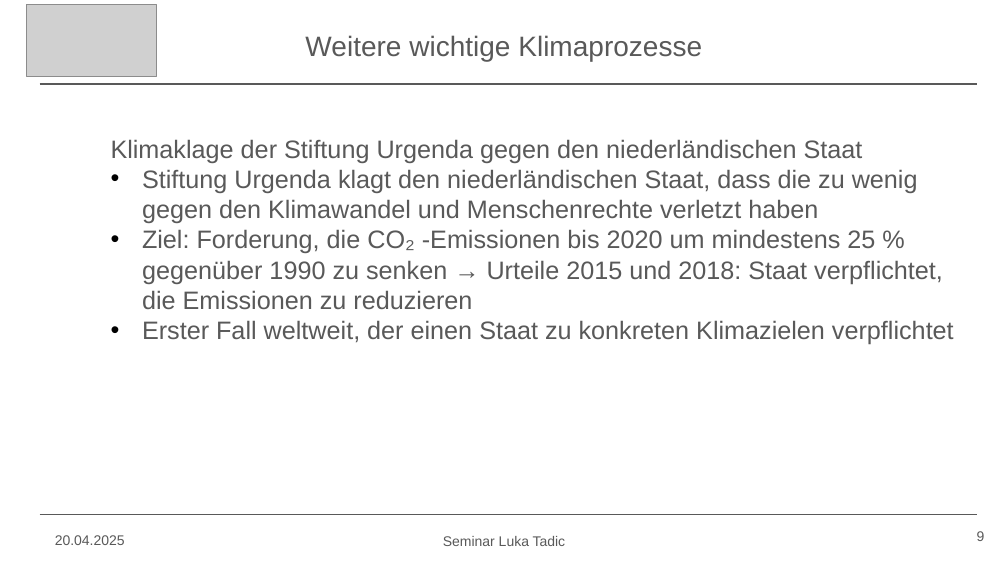
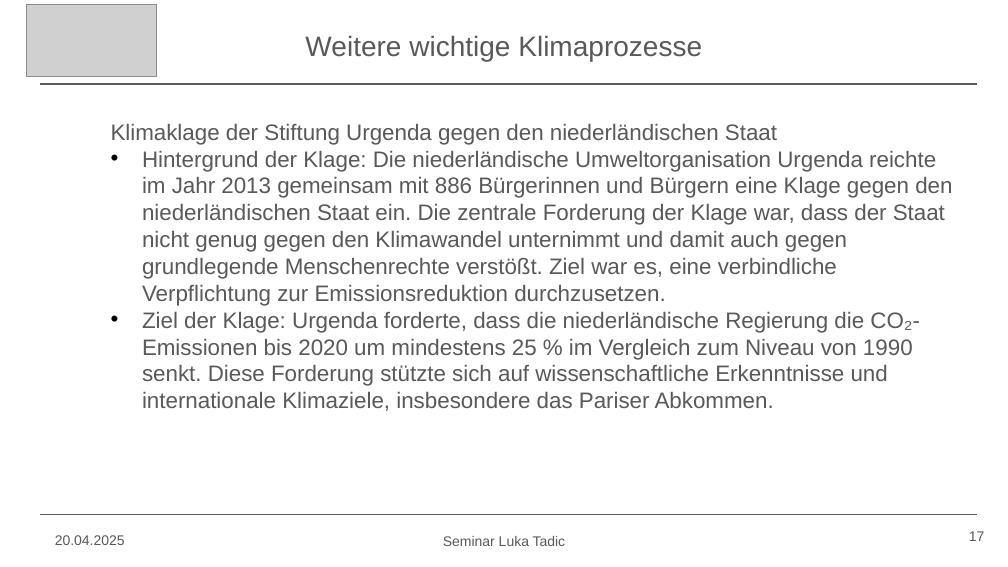
Before and after one commit to Lukiano12/Seminar, a slide deck: slide 17 of Seminar Präsentation.pptx (slide 9 before the commit). Drawn at 1008x567 pixels with LibreOffice and Linux fonts; fonts in the diff are those of the drawing; grey boxes stand for pictures. Boxes give left, top, right and bottom in pixels: in the first picture for what was removed or moved away, otherwise in the second. Text is boxed around its words. In the diff, an @@ line names an element or a change of style, - is before the commit and + after.

```diff
--- a/Seminar Präsentation.pptx
+++ b/Seminar Präsentation.pptx
@@ text at (x1=111, y1=124, x2=777, y2=145): size 18 to 16 pt in "Klimaklage der Stiftung Urgenda gegen den niederländischen ..."; line spacing 1.5 to 1 @@
@@ text at (x1=142, y1=151, x2=952, y2=411): text changed; size 18 to 16 pt @@
-  • Stiftung Urgenda klagt den niederländischen Staat, dass die zu wenig gegen den Klimawandel und Menschenrechte verletzt haben
-  • Ziel: Forderung, die CO₂ -Emissionen bis 2020 um mindestens 25 % gegenüber 1990 zu senken → Urteile 2015 und 2018: Staat verpflichtet, die Emissionen zu reduzieren
-  • Erster Fall weltweit, der einen Staat zu konkreten Klimazielen verpflichtet
+  • Hintergrund der Klage: Die niederländische Umweltorganisation Urgenda reichte im Jahr 2013 gemeinsam mit 886 Bürgerinnen und Bürgern eine Klage gegen den niederländischen Staat ein. Die zentrale Forderung der Klage war, dass der Staat nicht genug gegen den Klimawandel unternimmt und damit auch gegen grundlegende Menschenrechte verstößt. Ziel war es, eine verbindliche Verpflichtung zur Emissionsreduktion durchzusetzen.
+  • Ziel der Klage: Urgenda forderte, dass die niederländische Regierung die CO₂-Emissionen bis 2020 um mindestens 25 % im Vergleich zum Niveau von 1990 senkt. Diese Forderung stützte sich auf wissenschaftliche Erkenntnisse und internationale Klimaziele, insbesondere das Pariser Abkommen.
@@ page number at (x1=969, y1=531, x2=985, y2=541): text changed @@
-9
+17
```
Also in this commit, not shown: 8 other slides changed, 10 slides added.
